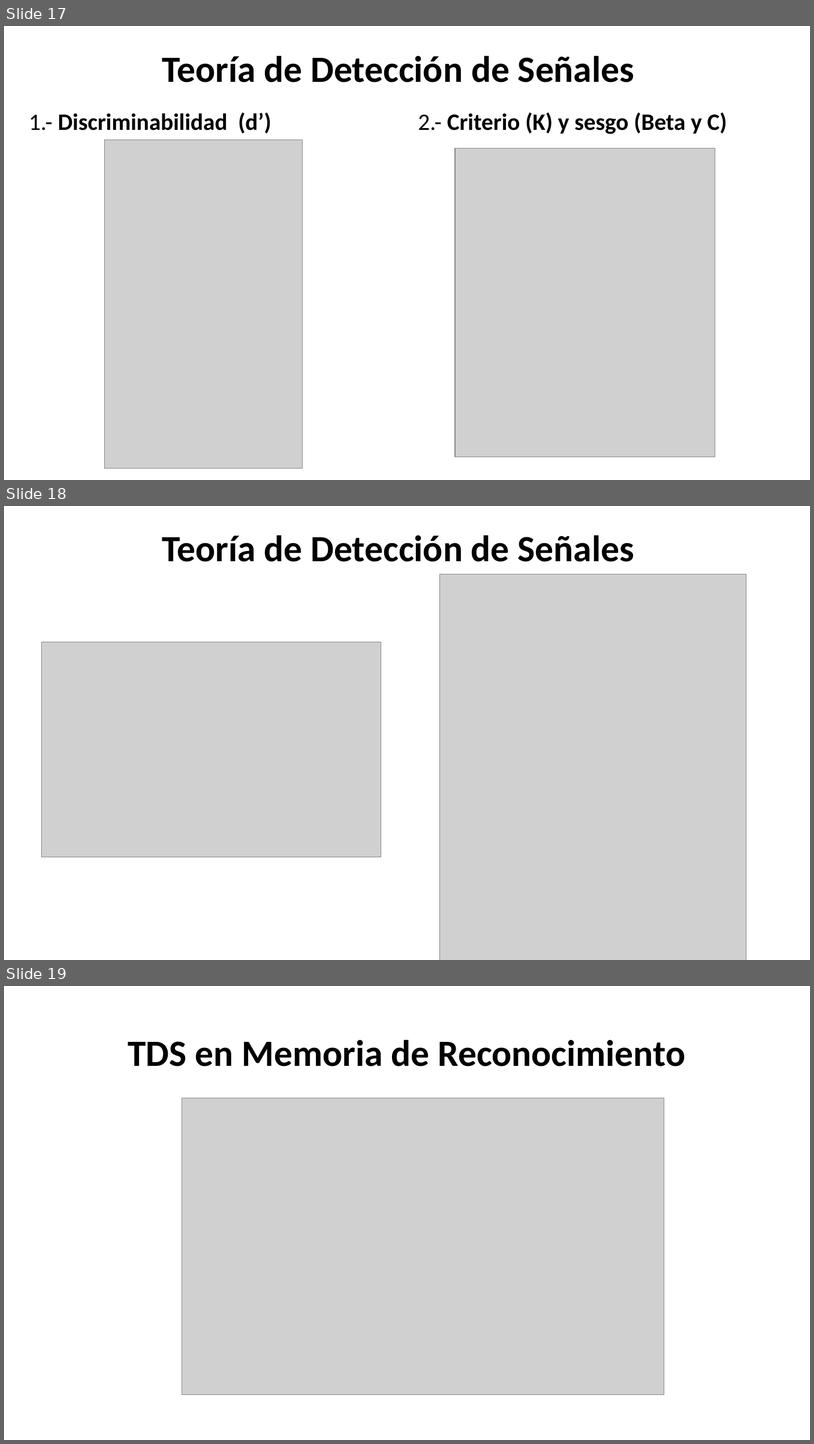
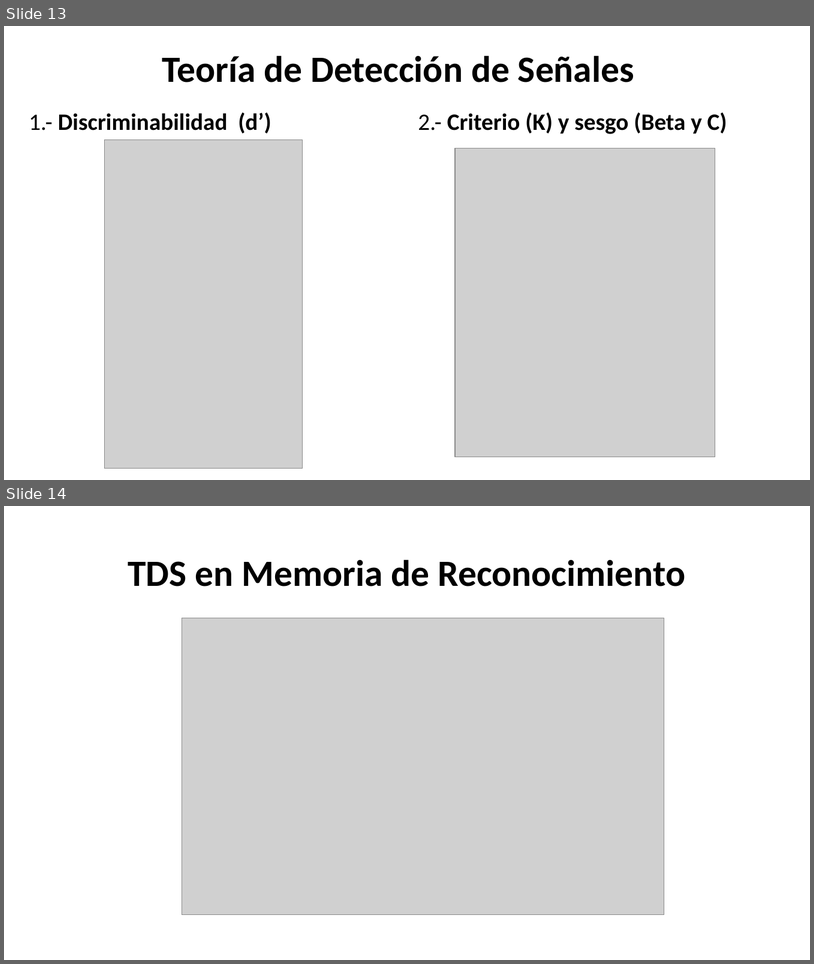
Before and after one commit to Adrifelcha/Adrifelcha, a slide deck: Tesis/Presentaciones/FINAL_Seminario.pptx. Shown one above the other, each under a label of ours: slides 17, 18 and 19 before the commit, slides 13 and 14 after it. The pictures are 814x1444 and 814x964 pixels, drawn with LibreOffice and Linux fonts; fonts in the diff are those of the drawing; grey boxes stand for pictures. Boxes give left, top, right and bottom in pixels: in the first picture for what was removed or moved away, otherwise in the second. Text is boxed around its words. In the diff, an @@ line names an element or a change of style, - is before the commit and + after.

```diff
--- a/Tesis/Presentaciones/FINAL_Seminario.pptx
+++ b/Tesis/Presentaciones/FINAL_Seminario.pptx
@@ slide 18 removed at (4, 506, 810, 960), background #FFFFFF @@
@@ text removed at (162, 535, 635, 562) @@
-Teoría de Detección de Señales
@@ picture removed at (440, 574, 747, 960) @@
@@ picture removed at (42, 642, 381, 857) @@
@@ what was slide 17 is now slide 13 @@
@@ what was slide 19 is now slide 14 @@
```
Also in this commit, not shown: 14 slides changed, 8 slides added, 16 other slides removed, 1 other file.
